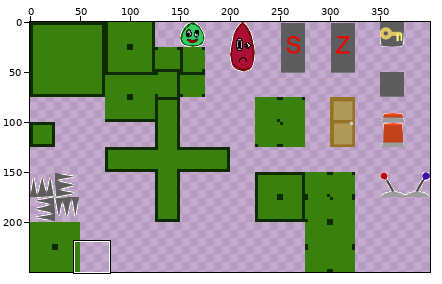
Sprite sheet: res/img/Tileset.png. The picture above shows the old version from afar; the outline marks the close-up.
Close-up. Before the edit:
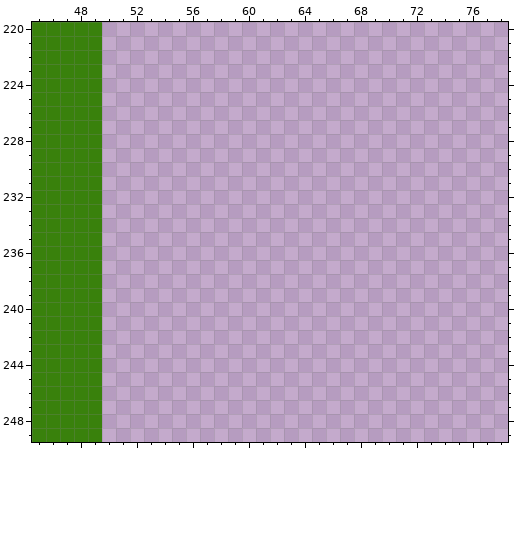
The file is 400x250 pixels. Pixels under 10% opacity are left out. Colours within 5 levels of each other are drawn and written as one. Shown: x 45..78, y 220..249.
Now the later version:
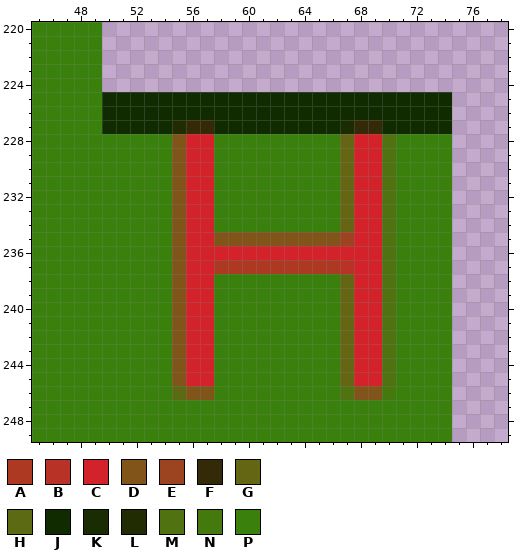
Palette (. is transparent): A #ad3923  B #b83325  C #d4222b  D #81541a  E #9c441f  F #342a07  G #646614  H #5c6b13  J #102b00  K #1a2c02  L #212c03  M #507210  N #44790e  P #39810c
The edit:
y 225..226: x 50..74 ......................... -> JJJJJJJJJJJJJJJJJJJJJJJJJ
y 227: x 50..74 ......................... -> JJJJJLFFJJJJJJJJJKFFJJJJJ
y 228..234: x 50..74 ......................... -> PPPPPDCCPPPPPPPPPGCCMPPPP
y 235: x 50..74 ......................... -> PPPPPDCCDDDDDDDDDECCMPPPP
y 236: x 50..74 ......................... -> PPPPPDCCCCCCCCCCCCCCMPPPP
y 237: x 50..74 ......................... -> PPPPPDCCAAAAAAAAABCCMPPPP
y 238..245: x 50..74 ......................... -> PPPPPDCCPPPPPPPPPGCCMPPPP
y 246: x 50..74 ......................... -> PPPPPHDDPPPPPPPPPMDDNPPPP
y 247..249: x 50..74 ......................... -> PPPPPPPPPPPPPPPPPPPPPPPPP
Changed places in both close-ups, as pixel boxes (x1, y1, x2, y2):
added: (102, 92, 452, 442)
